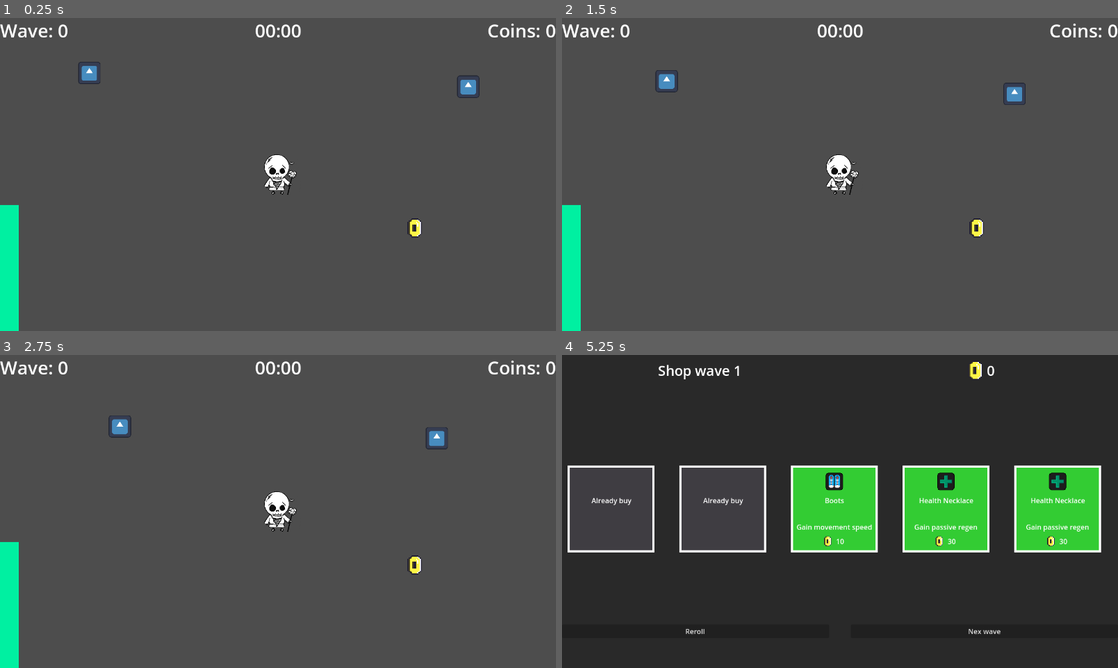
Above: before the commit, frames 1-4 (two rows, left to right).
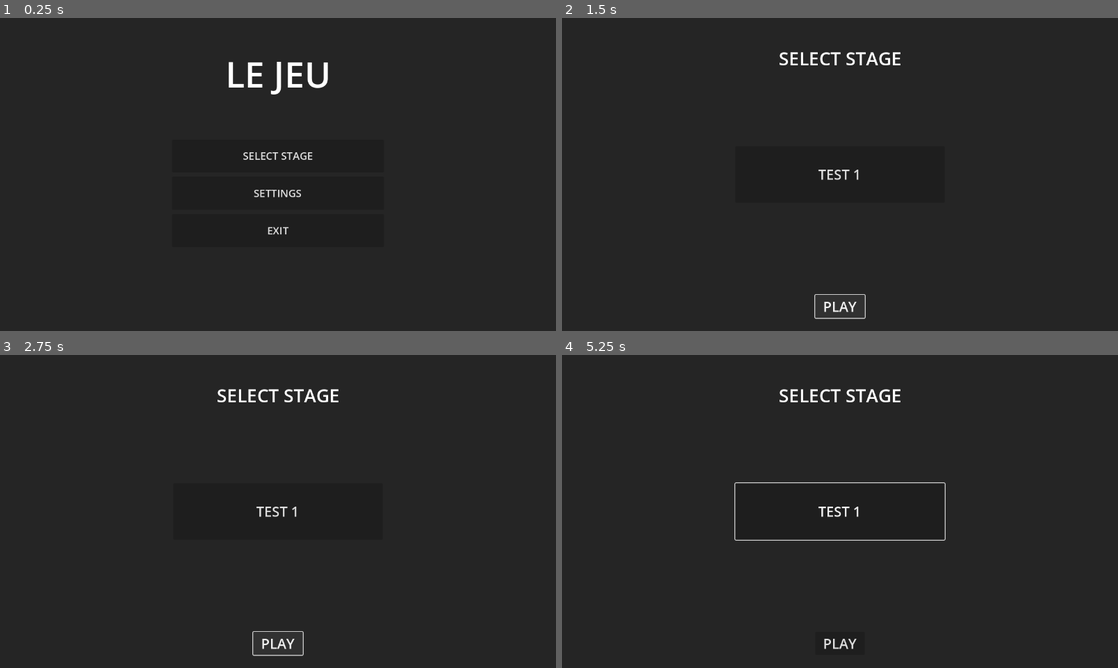
Above: after the commit, the same moments.

Repository: PoloLoveTaco/One-Month-Game-Jam
Game: Godot game, scene res://Scenes/Interfaces/main_menu.tscn
Same seed, same stepped clock (60 frames per second), same inputs: the game is played once before the commit and once after it. Before the commit the project starts from res://Scenes/Maps/test.tscn. The engine's default icon, where the game draws it, is replaced by a stand-in: a white triangle on a blue panel in a dark square.
Inputs (mouse positions are in pixels of both pictures, inside the frame that each line leads up to):
- Up to frame 1 (0.25 s): no input
- Up to frame 2 (1.5 s): click (840, 155) at 0.5 s, where only the run after the commit has a clickable "SELECT STAGE"; click (840, 305) at 1.25 s, where only the run after the commit has a clickable "PLAY"
- Up to frame 3 (2.75 s): click (278, 642) at 2 s, where only the run after the commit has a clickable "PLAY"
- Up to frame 4 (5.25 s): click (840, 511) at 2.75 s, where only the run after the commit has a clickable "TEST 1"; hold Right (right) 3.53-4.25 s; hold T (tmp) 3.53-4.25 s; click (623, 464) at 4.27 s; click (734, 464) at 5.02 s

The runs differ from the first frame. In frame 1, 100% of the frame differs, in the area x 0-100%, y 0-100%; in frame 2, 100%; in frame 3, 100%; in frame 4, 22%.

Commit message:
[ADD] select stage menu

Diff:
--- a/Scenes/Interfaces/main_menu.tscn
+++ b/Scenes/Interfaces/main_menu.tscn
@@ -57,7 +57,7 @@
 layout_mode = 2
 size_flags_vertical = 3
 theme_override_font_sizes/font_size = 24
-text = "SELECT LEVEL"
+text = "SELECT STAGE"
 
 [node name="Settings" type="Button" parent="VBoxContainer"]
 layout_mode = 2
--- a/Scenes/Interfaces/select_level.tscn
+++ b/Scenes/Interfaces/select_level.tscn
@@ -1,6 +1,9 @@
-[gd_scene load_steps=2 format=3 uid="uid://bvcumfquu1pgc"]
+[gd_scene load_steps=3 format=3 uid="uid://bvcumfquu1pgc"]
 
 [ext_resource type="Script" uid="uid://bhwy3pkmx5ige" path="res://Scripts/select_level.gd" id="1_a6imh"]
+
+[sub_resource type="LabelSettings" id="LabelSettings_a6imh"]
+font_size = 42
 
 [node name="Select Level" type="Control"]
 layout_mode = 3
@@ -61,5 +64,20 @@
 theme_override_font_sizes/font_size = 32
 text = "TEST 1"
 
+[node name="Label" type="Label" parent="."]
+layout_mode = 1
+anchors_preset = 5
+anchor_left = 0.5
+anchor_right = 0.5
+offset_left = -141.0
+offset_top = 64.325
+offset_right = 141.0
+offset_bottom = 122.325
+grow_horizontal = 2
+text = "SELECT STAGE"
+label_settings = SubResource("LabelSettings_a6imh")
+horizontal_alignment = 1
+vertical_alignment = 1
+
 [connection signal="pressed" from="Button" to="." method="_on_button_pressed"]
 [connection signal="pressed" from="Levels/Test1" to="." method="_on_test_1_pressed"]
--- a/project.godot
+++ b/project.godot
@@ -11,7 +11,7 @@
 [application]
 
 config/name="One Month Game"
-run/main_scene="uid://c8ka3e4k8j8dr"
+run/main_scene="uid://bihreyct4usw7"
 config/features=PackedStringArray("4.5", "Forward Plus")
 config/icon="res://icon.svg"
 
